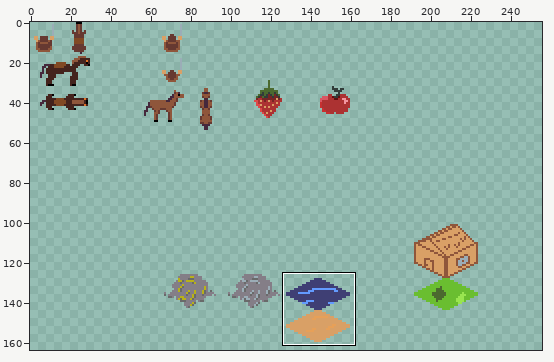
Edited in one commit: sprite sheet (resources/minions.png). Above: a wide view before the commit, with the close-up outlined.
Close-up. Before the edit:
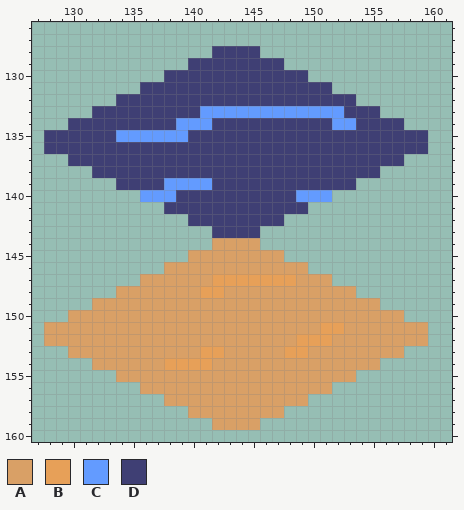
The file is 256x256 pixels. Shown: x 127..161, y 126..160. The wide view leaves out empty margins. The commit also changed other parts of the picture, which this record leaves out.
Palette (. is transparent): A #d9a066  B #e7a058  C #639bff  D #3f3f74
Pixels before, first column x 128:
128 ..............DDDD..............
129 ............DDDDDDDD............
130 ..........DDDDDDDDDDDD..........
131 ........DDDDDDDDDDDDDDDD........
132 ......DDDDDDDDDDDDDDDDDDDD......
133 ....DDDDDDDDDCCCCCCCCCCCCDDD....
134 ..DDDDDDDDDCCCDDDDDDDDDDCCDDDD..
135 DDDDDDCCCCCCDDDDDDDDDDDDDDDDDDDD
136 DDDDDDDDDDDDDDDDDDDDDDDDDDDDDDDD
137 ..DDDDDDDDDDDDDDDDDDDDDDDDDDDD..
138 ....DDDDDDDDDDDDDDDDDDDDDDDD....
139 ......DDDDCCCCDDDDDDDDDDDD......
140 ........CCCDDDDDDDDDDCCC........
141 ..........DDDDDDDDDDDD..........
142 ............DDDDDDDD............
143 ..............DDDD..............
144 ..............AAAA..............
145 ............AAAAAAAA............
146 ..........AAAAAAAAAAAA..........
147 ........AAAAAABBBBBBBAAA........
148 ......AAAAAAABBAAAAAAAAAAA......
149 ....AAAAAAAAAAAAAAAAAAAAAAAA....
150 ..AAAAAAAAAAAAAAAAAAAAAAAAAAAA..
151 AAAAAAAAAAAAAAAAAAAAAAABBAAAAAAA
152 AAAAAAAAAAAAAAAAAAAAABBBAAAAAAAA
153 ..AAAAAAAAAAABBAAAAABBAAAAAAAA..
154 ....AAAAAABBBBAAAAAAAAAAAAAA....
155 ......AAAAAAAAAAAAAAAAAAAA......
156 ........AAAAAAAAAAAAAAAA........
157 ..........AAAAAAAAAAAA..........
158 ............AAAAAAAA............
159 ..............AAAA..............
And afterwards:
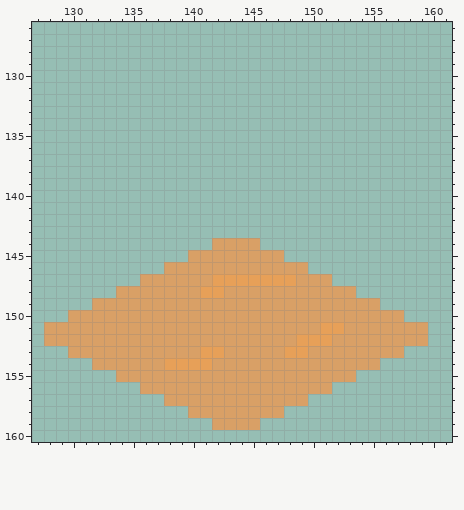
Difference:
Changed rows in their new state; - is an unchanged pixel.
first column x 128:
128 --------------....--------------
129 ------------........------------
130 ----------............----------
131 --------................--------
132 ------....................------
133 ----........................----
134 --............................--
135 ................................
136 ................................
137 --............................--
138 ----........................----
139 ------....................------
140 --------................--------
141 ----------............----------
142 ------------........------------
143 --------------....--------------
Where, in picture pixels (left, top, right, bottom), the same in both close-ups:
erased: (44, 46, 428, 238)
